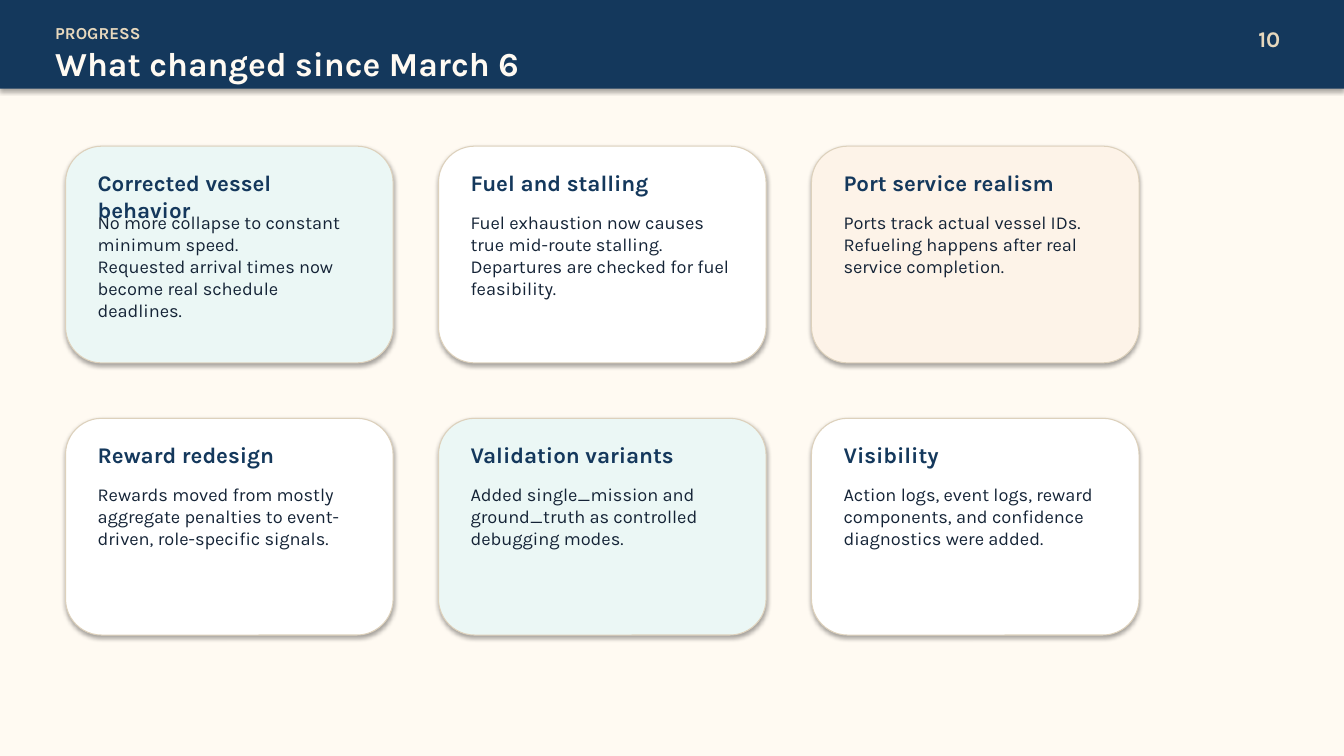
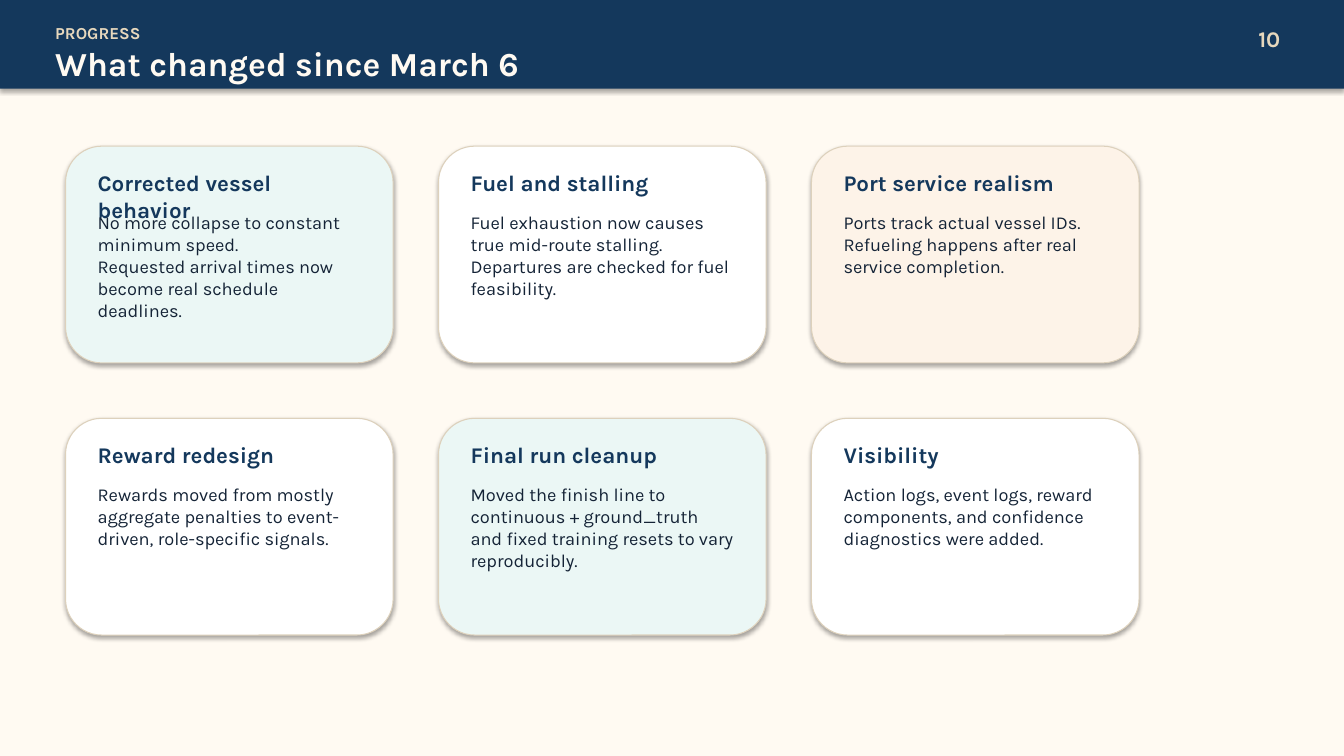
Before and after one commit to zhongnz/qgi_lab_hmarl, a slide deck: slide 10 of docs/reports/2026-03-31_hmarl_project_update_google_slides_import.pptx. Drawn at 1344x756 pixels with LibreOffice and Linux fonts; fonts in the diff are those of the drawing. Boxes give left, top, right and bottom in pixels: in the first picture for what was removed or moved away, otherwise in the second. Text is boxed around its words. In the diff, an @@ line names an element or a change of style, - is before the commit and + after.

Commit message:
Finalize ground-truth runs and reporting

```diff
--- a/docs/reports/2026-03-31_hmarl_project_update_google_slides_import.pptx
+++ b/docs/reports/2026-03-31_hmarl_project_update_google_slides_import.pptx
@@ text at (x1=471, y1=447, x2=657, y2=469): text changed @@
-Validation variants
+Final run cleanup
@@ text at (x1=471, y1=488, x2=733, y2=572): text changed @@
-Added single_mission and ground_truth as controlled debugging modes.
+Moved the finish line to continuous + ground_truth and fixed training resets to vary reproducibly.
```
Also in this commit, not shown: 4 other slides changed, 1 slide added, 1 slide removed, 25 other files.
